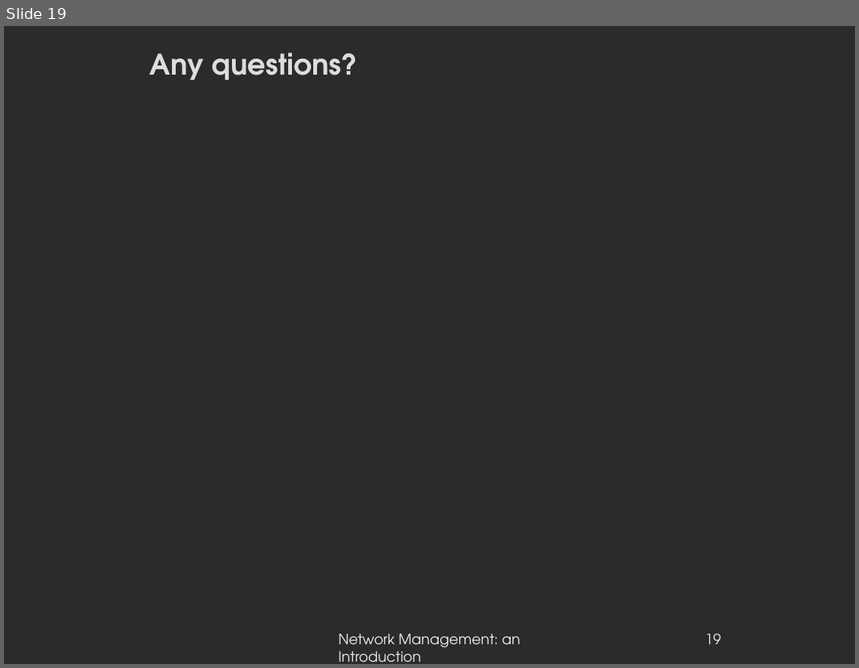
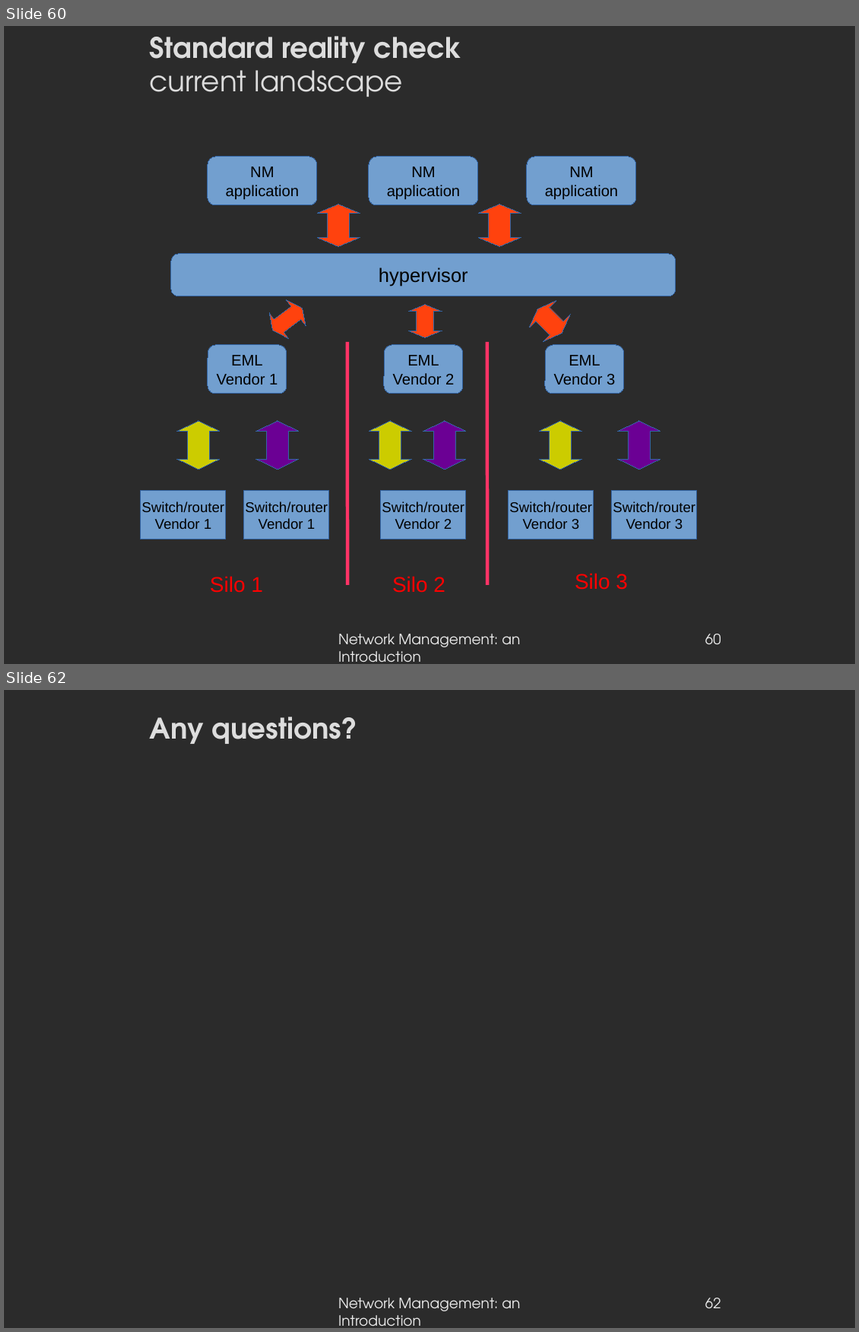
Before and after one commit to danielausparis/globals-3.00, a slide deck: globals-v3.00.odp. Shown one above the other, each under a label of ours: slide 19 before the commit, slides 60 and 62 after it; the slides between them are not shown. The pictures are 859x668 and 859x1332 pixels, drawn with LibreOffice and Linux fonts; fonts in the diff are those of the drawing; background and template pictures are left out; a plain dark background stands for a picture behind light text. Boxes give left, top, right and bottom in pixels: in the first picture for what was removed or moved away, otherwise in the second. Text is boxed around its words. In the diff, an @@ line names an element or a change of style, - is before the commit and + after.

```diff
--- a/globals-v3.00.odp
+++ b/globals-v3.00.odp
@@ slide 60 added at (4, 26, 855, 664), background picture (left out) @@
@@ title added at (150, 36, 462, 97), 24 pt, text #DDDDDD, bold @@
+Standard reality check
+current landscape
@@ rounded rectangle added at (208, 156, 317, 205), fill #729FCF, outline #3465A4 0 pt, 13 pt, text #000000 @@
+NM
+application
@@ rounded rectangle added at (369, 156, 479, 205), fill #729FCF, outline #3465A4 0 pt, 13 pt, text #000000 @@
+NM
+application
@@ rounded rectangle added at (527, 156, 636, 205), fill #729FCF, outline #3465A4 0 pt, 13 pt, text #000000 @@
+NM
+application
@@ left right arrow added at (317, 204, 360, 246), fill #FF420E, outline #3465A4 0 pt @@
@@ left right arrow added at (478, 204, 521, 246), fill #FF420E, outline #3465A4 0 pt @@
@@ rounded rectangle added at (171, 254, 676, 297), fill #729FCF, outline #3465A4 0 pt, 16.4 pt, text #000000 @@
+hypervisor
@@ left right arrow added at (262, 296, 312, 344), fill #FF420E, outline #3465A4 0 pt @@
@@ left right arrow added at (524, 295, 576, 347), fill #FF420E, outline #3465A4 0 pt @@
@@ left right arrow added at (408, 304, 442, 338), fill #FF420E, outline #3465A4 0 pt @@
@@ line added from (348, 342) to (348, 585), #FF3366 2.89 pt @@
@@ line added from (487, 342) to (487, 585), #FF3366 2.89 pt @@
@@ rounded rectangle added at (208, 345, 287, 394), fill #729FCF, outline #3465A4 0 pt, 13 pt, text #000000 @@
+EML
+Vendor 1
@@ rounded rectangle added at (384, 345, 463, 394), fill #729FCF, outline #3465A4 0 pt, 13 pt, text #000000 @@
+EML
+Vendor 2
@@ rounded rectangle added at (545, 345, 624, 394), fill #729FCF, outline #3465A4 0 pt, 13 pt, text #000000 @@
+EML
+Vendor 3
@@ left right arrow added at (177, 421, 220, 470), fill #CCCC00, outline #3465A4 0 pt @@
@@ left right arrow added at (256, 421, 299, 470), fill #6B0094, outline #3465A4 0 pt @@
@@ left right arrow added at (369, 421, 411, 470), fill #CCCC00, outline #3465A4 0 pt @@
@@ left right arrow added at (424, 421, 466, 470), fill #6B0094, outline #3465A4 0 pt @@
@@ left right arrow added at (539, 421, 582, 470), fill #CCCC00, outline #3465A4 0 pt @@
@@ left right arrow added at (618, 421, 661, 470), fill #6B0094, outline #3465A4 0 pt @@
@@ rectangle added at (141, 491, 226, 539), fill #729FCF, outline #3465A4 0 pt, 12 pt, text #000000 @@
+Switch/router
+Vendor 1
@@ rectangle added at (244, 491, 329, 539), fill #729FCF, outline #3465A4 0 pt, 12 pt, text #000000 @@
+Switch/router
+Vendor 1
@@ rectangle added at (381, 491, 466, 539), fill #729FCF, outline #3465A4 0 pt, 12 pt, text #000000 @@
+Switch/router
+Vendor 2
@@ rectangle added at (509, 491, 594, 539), fill #729FCF, outline #3465A4 0 pt, 12 pt, text #000000 @@
+Switch/router
+Vendor 3
@@ rectangle added at (612, 491, 697, 539), fill #729FCF, outline #3465A4 0 pt, 12 pt, text #000000 @@
+Switch/router
+Vendor 3
@@ text added at (210, 576, 263, 593), 18 pt, text #FF0000 @@
+Silo 1
@@ text added at (392, 576, 446, 593), 18 pt, text #FF0000 @@
+Silo 2
@@ text added at (575, 573, 628, 590), 18 pt, text #FF0000 @@
+Silo 3
@@ text added at (338, 634, 520, 663), 12 pt, text #EEEEEE @@
+Network Management: an Introduction
@@ page number added at (705, 634, 721, 645), 12 pt, text #EEEEEE @@
+60
@@ what was slide 19 is now slide 62 @@
@@ page number at (705, 1298, 721, 1309): text changed @@
-19
+62
```
Also in this commit, not shown: 4 slides changed, 42 other slides added.
